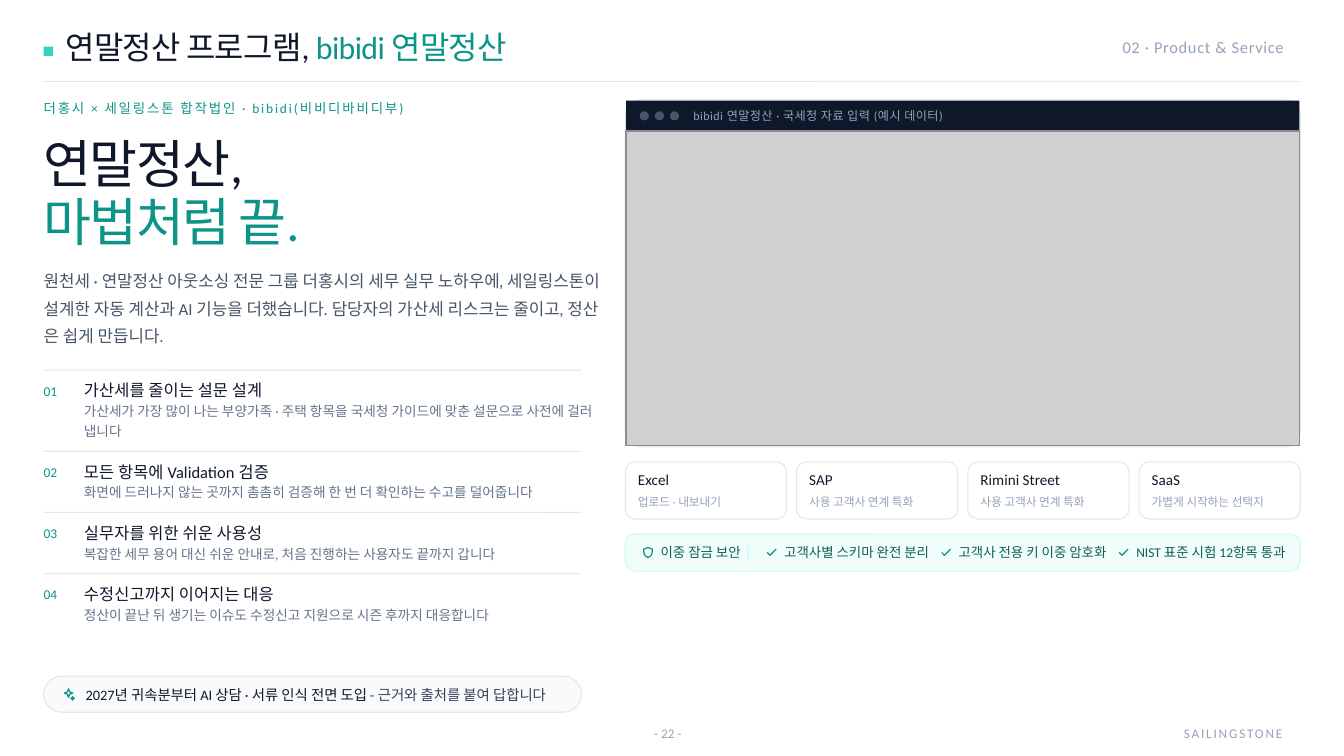
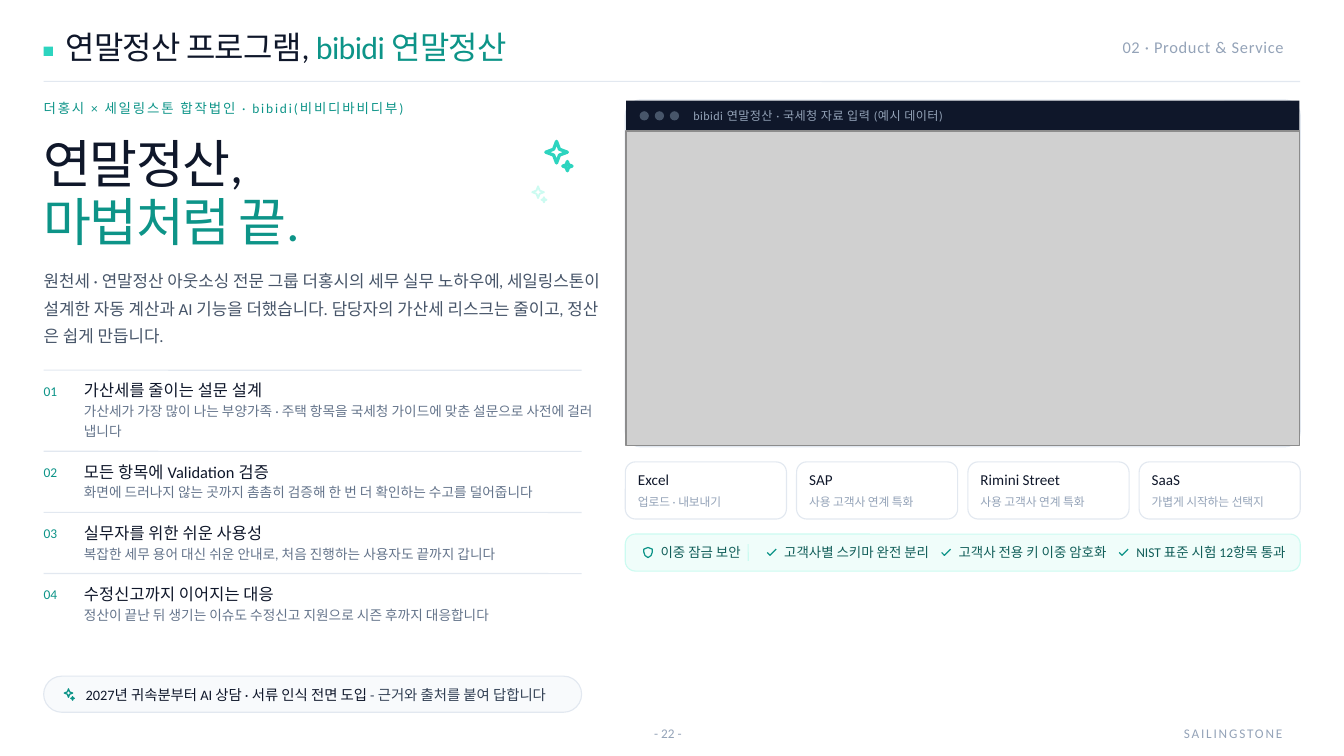
Before and after one commit to sellect-team/doc, a slide deck: slide 22 of docs/company/_source/company-intro-2026.pptx. Drawn at 1344x756 pixels with LibreOffice and Linux fonts; fonts in the diff are those of the drawing; grey boxes stand for pictures. Boxes give left, top, right and bottom in pixels: in the first picture for what was removed or moved away, otherwise in the second. Text is boxed around its words. In the diff, an @@ line names an element or a change of style, - is before the commit and + after.

```diff
--- a/docs/company/_source/company-intro-2026.pptx
+++ b/docs/company/_source/company-intro-2026.pptx
@@ freeform shape added at box(546, 141, 567, 163), outline #2DD4BF 1.76 pt @@
@@ freeform shape added at box(563, 161, 573, 171), outline #2DD4BF 1.76 pt @@
@@ freeform shape added at box(532, 187, 544, 199), outline #CCFBF1 0.96 pt @@
@@ freeform shape added at box(542, 198, 547, 203), outline #CCFBF1 0.96 pt @@
```
Also in this commit, not shown: 3 other slides changed, 2 slides added, 1 slide removed, 21 other files.
